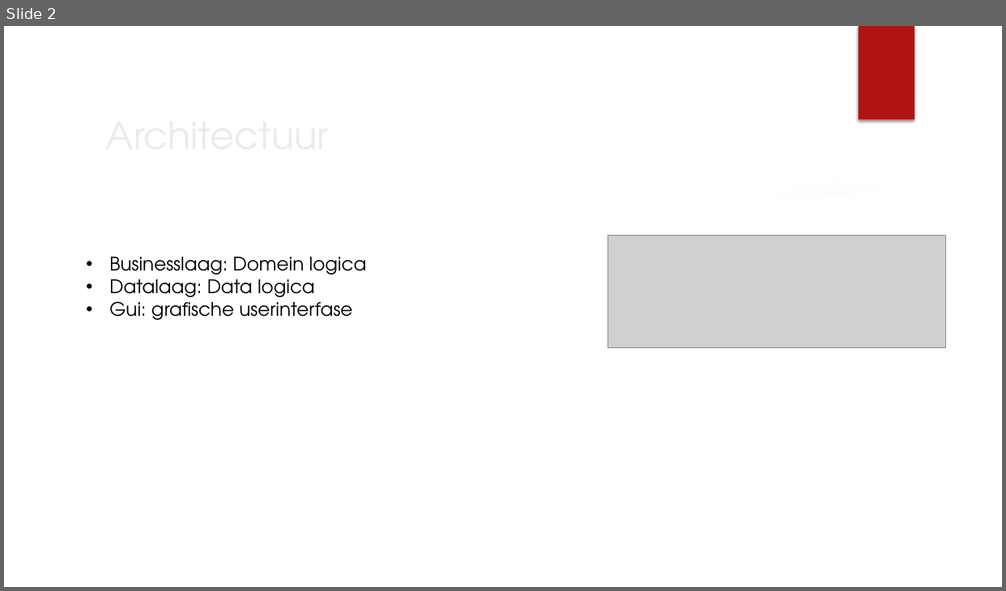
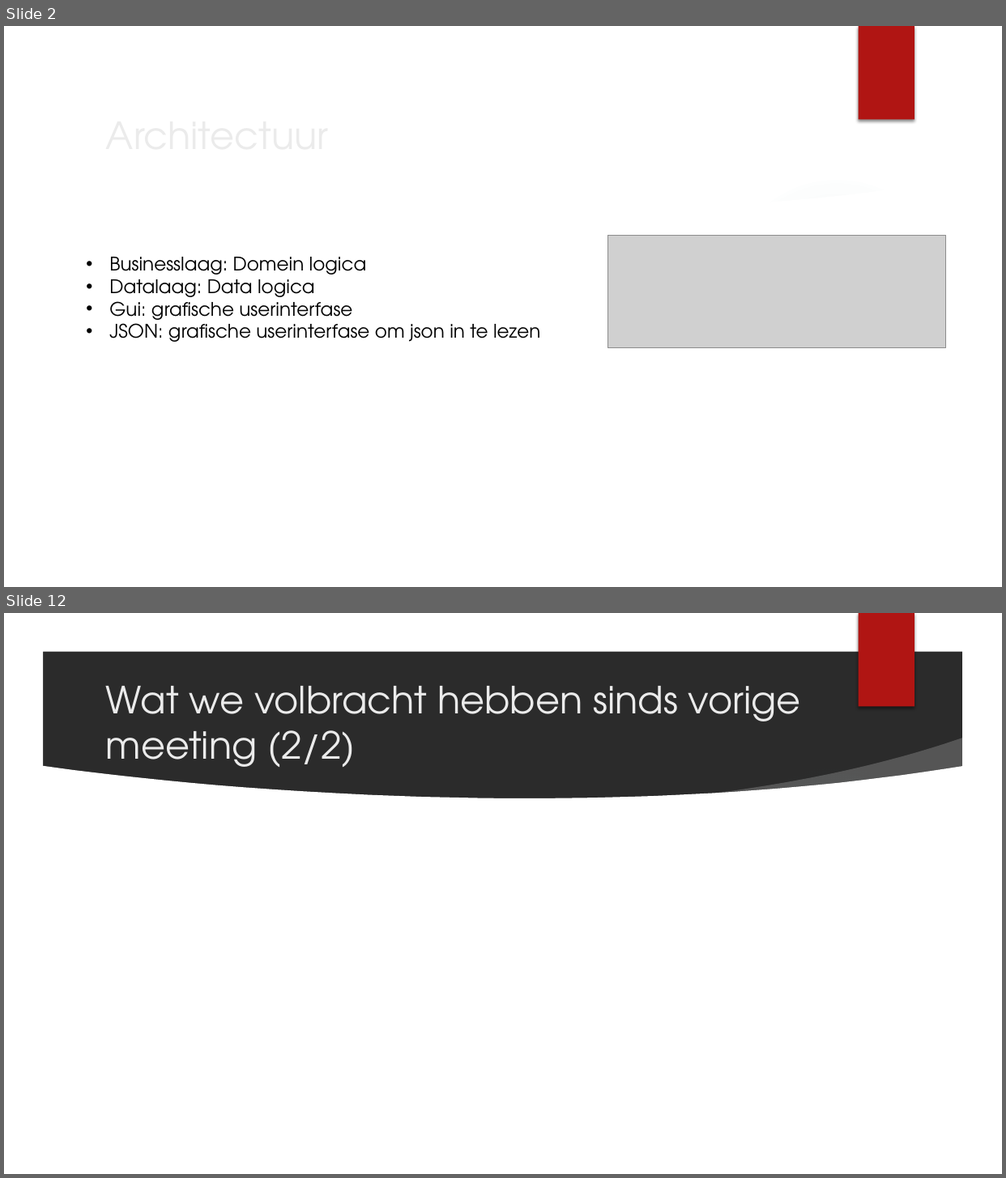
Before and after one commit to projectwerkTeamB2/projectwerk, a slide deck: Presentaties/Presentatie 19-10.pptx. Shown one above the other, each under a label of ours: slide 2 before the commit, slides 2 and 12 after it; the slides between them are not shown. The pictures are 1006x591 and 1006x1178 pixels, drawn with LibreOffice and Linux fonts; fonts in the diff are those of the drawing; grey boxes stand for pictures; background and template pictures are left out; a plain dark background stands for a picture behind light text. Boxes give left, top, right and bottom in pixels: in the first picture for what was removed or moved away, otherwise in the second. Text is boxed around its words. In the diff, an @@ line names an element or a change of style, - is before the commit and + after.

```diff
--- a/Presentaties/Presentatie 19-10.pptx
+++ b/Presentaties/Presentatie 19-10.pptx
@@ slide 12 added at [4, 613, 1002, 1174], background picture (left out); not listed: 7 template elements that a slide beside it also shows @@
@@ title added at [106, 686, 801, 776], 36 pt, text #EBEBEB @@
+Wat we volbracht hebben sinds vorige meeting (2/2)
@@ slide 2 changed as well @@
@@ text at [109, 319, 541, 342]: paragraph added @@
+• JSON: grafische userinterfase om json in te lezen
```
Also in this commit, not shown: 1 other slide changed, 9 other slides added, 4 slides removed.
